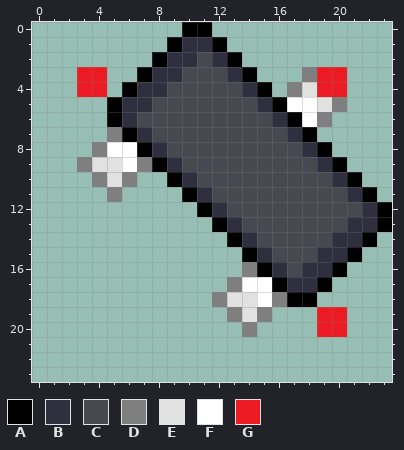
File history of a pixel-art sprite, UCBeditor/element/solid/Tr/SOT-23.png. The picture above is the old version.
The file is 24x24 pixels.
Palette (. is transparent): A #000000  B #2f2f3f  C #484851  D #7f7f7f  E #e1e1e1  F #ffffff  G #ed1c24
Pixels before, first column x 3:
 0 .......AA............
 1 ......ABBA...........
 2 .....ABBCBA..........
 3 GG..ABBCCCBA...DGG...
 4 GG.ABBCCCCCBA.DEGG...
 5 ..ABBCCCCCCCBAFFED...
 6 ..ABCCCCCCCCCBAFD....
 7 ..DABCCCCCCCCCBA.....
 8 .DFFABCCCCCCCCCBA....
 9 DEEFDABCCCCCCCCCBA...
10 .DED..ABCCCCCCCCCBA..
11 ..D....ABCCCCCCCCCBA.
12 ........ABCCCCCCCCCBA
13 .........ABCCCCCCCBBA
14 ..........ABCCCCCBBA.
15 ...........ABCCCBBA..
16 ...........DABCBBA...
17 ..........DFFABBA....
18 .........DEEFDAA.....
19 ..........DED...GG...
20 ...........D....GG...
After the commit:
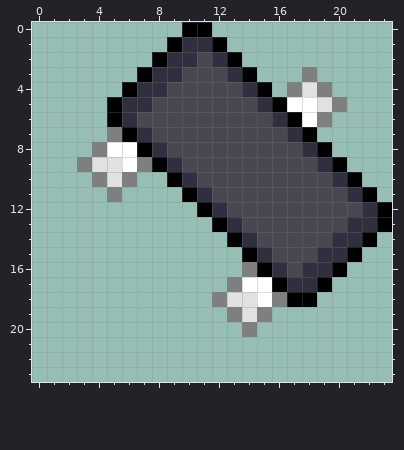
Changes in this commit:
The edit turns colour G into colour D in row 4 at x 19.
The author cleared colour G in row 3 at x 3 to 4 and 19 to 20; in row 4 at x 3 to 4 and 20; in rows 19 to 20 at x 19 to 20.
Boxes around the changes in both pictures, in picture pixels (x1, y1, x2, y2):
erased: (77, 67, 107, 97)
changed: (317, 67, 347, 97)
erased: (317, 307, 347, 337)
